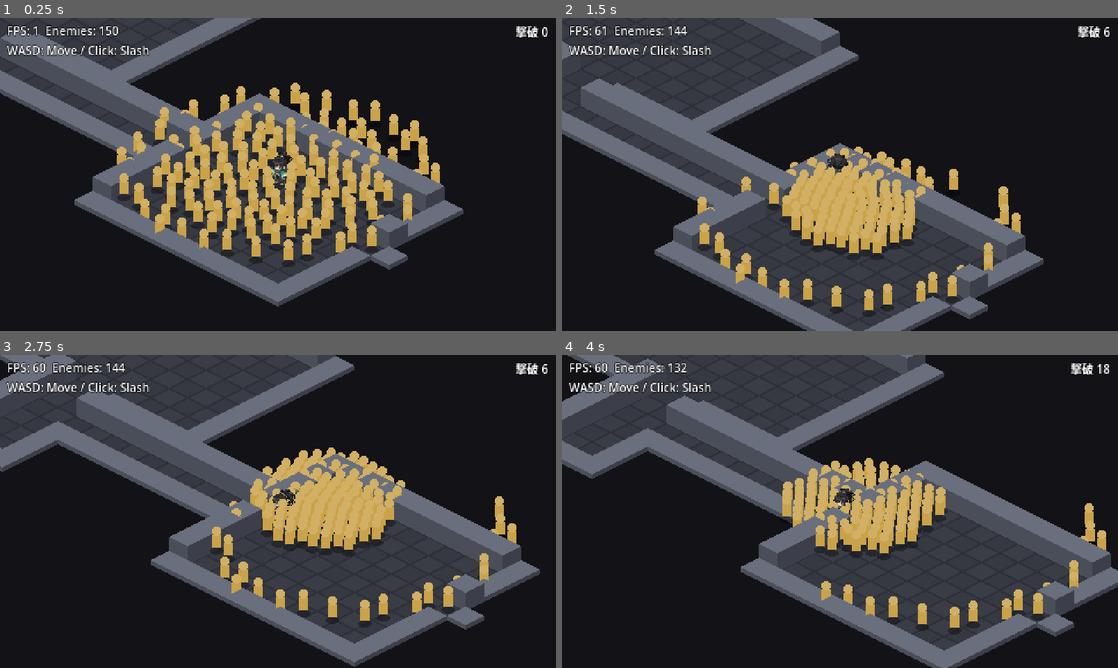
Above: before the commit, frames 1-4 (two rows, left to right).
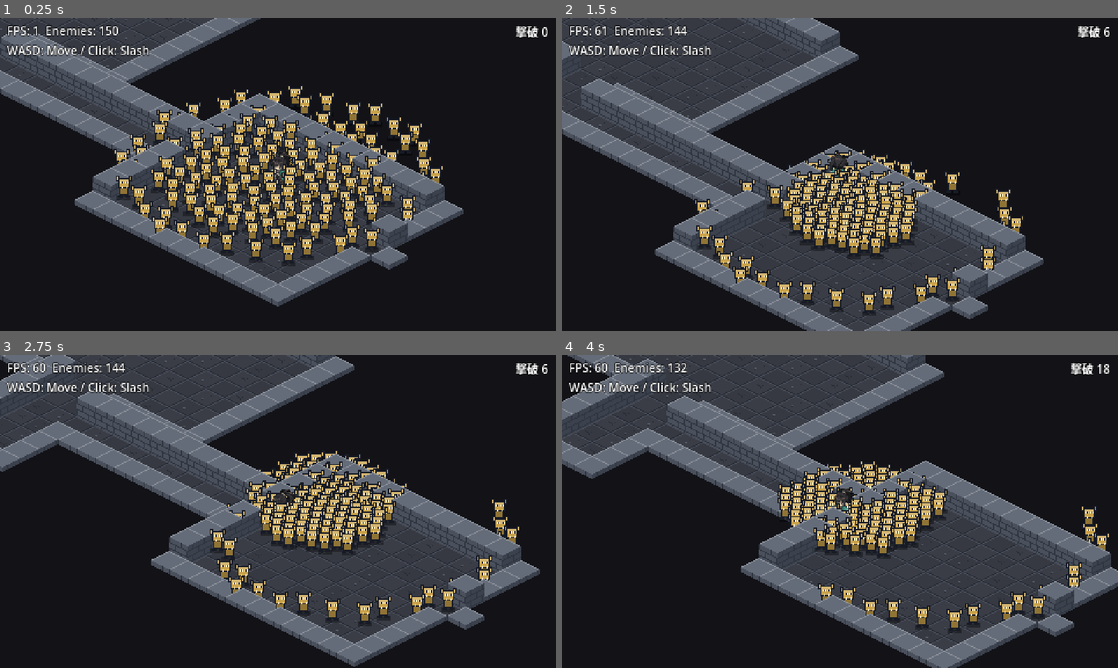
Above: after the commit, the same moments.

Repository: fururun/HackSla
Game: Godot game, scene res://scenes/test/stress.tscn
The game is run twice, just before and just after one commit, with the same random seed, the same clock (stepped at 60 frames per second) and the same inputs. This scene is started directly instead of the project's main scene.
Inputs (mouse positions are in pixels of both pictures, inside the frame that each line leads up to):
- Up to frame 1 (0.25 s): no input
- Up to frame 2 (1.5 s): move the mouse to (812, 237) at 0.52 s; hold I (toggle_equip_screen) 0.53-1.28 s; hold W (move_up) from 0.53 s (still down); click (812, 237) at 0.67 s; move the mouse to (1006, 221) at 1.27 s; tap I (toggle_equip_screen) at 1.35 s
- Up to frame 3 (2.75 s): move the mouse to (111, 464) at 2.02 s; release W (move_up) at 2.03 s; hold A (move_left) from 2.03 s (still down); hold I (toggle_equip_screen) from 2.03 s (still down)
- Up to frame 4 (4 s): move the mouse to (867, 511) at 2.77 s; release I (toggle_equip_screen) at 2.78 s; tap I (toggle_equip_screen) at 2.85 s; click (867, 511) at 2.92 s; move the mouse to (756, 433) at 3.52 s; release A (move_left) at 3.53 s; hold S (move_down) from 3.53 s (still down); hold I (toggle_equip_screen) from 3.53 s (still down)

The runs differ from the first frame. In frame 1, 14% of the frame differs, in the area x 0-84%, y 0-92%; in frame 2, 12%; in frame 3, 11%; in frame 4, 11%.

Commit message:
床・壁・敵・案山子の見た目を整える(T24のうち、プレイヤー以外を取り込む)
石畳のひび、レンガの壁、牙のある群れ小鬼、岩の塊の岩殻、被弾の白い点滅、撃破の破片。
敵の絵は1つのメッシュにまとめて使い回す。draw_mesh の引数を Godot 4.7 に合わせた。
プレイヤーの絵は AI が描いた侍を使うため、T24 の player.gd は取り込まない。

Co-Authored-By: Claude Sonnet 5.5 <noreply@anthropic.com>

Diff:
--- a/scripts/enemies/enemy.gd
+++ b/scripts/enemies/enemy.gd
@@ -1,6 +1,19 @@
 class_name Enemy
 extends Node2D
 ## 個体は状態と描画のみを持つ。移動・寿命の管理は EnemyManager に集約する。
+
+const FLASH_DURATION: float = 0.08
+const OUTLINE := Color("#171b26")
+const SHADOW := Color(0, 0, 0, 0.35)
+const EYE := Color("#fff0bd")
+const PUPIL := Color("#272034")
+const FANG := Color("#eee3c9")
+const LIGHTEN: float = 0.22
+const DARKEN: float = 0.28
+const LEAN_PIXELS: float = 1.0
+const LEAN_TRAVEL: float = 3.0
+
+static var _figures: Dictionary[String, ArrayMesh] = {}
 
 enum State { IDLE, CHASING, ATTACKING, WINDUP }
 
@@ -13,8 +26,17 @@
 var definition: EnemyDef
 var life: float = 0.0
 var hit_radius: float = 6.0
-var active: bool = false
+var active: bool = false:
+	set(value):
+		active = value
+		_flash_remaining = 0.0
+		_lean = 0.0
+		set_process(false)
+		queue_redraw()
 var manager: EnemyManager
+var _flash_remaining: float = 0.0
+var _lean: float = 0.0
+var _last_position: Vector2 = Vector2.ZERO
 
 
 func take_hit(amount: float, _skill: SkillDef) -> void:
@@ -24,16 +46,104 @@
 		return
 	var damage: float = minf(life, amount)
 	life -= damage
+	_flash_remaining = FLASH_DURATION
+	set_process(true)
+	queue_redraw()
 	manager.enemy_hit.emit(self, damage, life <= 0.0)
 	if life <= 0.0:
+		DeathDebris.spawn(manager, global_position)
 		manager.despawn(self)
+
+
+func _ready() -> void:
+	_last_position = position
+	set_notify_local_transform(true)
+	set_process(_flash_remaining > 0.0)
+
+
+## 移動の向きが反転したときだけ絵を更新する。待機個体の毎フレーム処理はない。
+func _notification(what: int) -> void:
+	if what != NOTIFICATION_LOCAL_TRANSFORM_CHANGED:
+		return
+	var movement: Vector2 = position - _last_position
+	if not active or state != State.CHASING:
+		_last_position = position
+		return
+	if absf(movement.x) < LEAN_TRAVEL:
+		return
+	_last_position = position
+	var lean: float = signf(movement.x) * LEAN_PIXELS
+	if lean != _lean:
+		_lean = lean
+		queue_redraw()
+
+
+func is_flashing() -> bool:
+	return _flash_remaining > 0.0
+
+
+func tick_flash(delta: float) -> void:
+	if not is_flashing():
+		return
+	_flash_remaining = maxf(0.0, _flash_remaining - delta)
+	if not is_flashing():
+		set_process(false)
+		queue_redraw()
+
+
+func _process(delta: float) -> void:
+	tick_flash(delta)
 
 
 func _draw() -> void:
 	if definition == null:
 		return
-	draw_set_transform(Vector2.ZERO, 0.0, Vector2(1.0, 0.5))
-	draw_circle(Vector2.ZERO, hit_radius, Color(0, 0, 0, 0.35))
+	draw_rect(Rect2(-hit_radius, -2, hit_radius * 2, 4), SHADOW)
+	var key: String = definition.behavior + definition.color.to_html() + str(is_flashing())
+	if not _figures.has(key):
+		_figures[key] = _make_figure(is_flashing())
+	draw_set_transform(Vector2(_lean, 0))
+	draw_mesh(_figures[key], null)
 	draw_set_transform(Vector2.ZERO)
-	draw_rect(Rect2(-4, -14, 8, 11), definition.color)
-	draw_circle(Vector2(0, -17), 4.0, definition.color.lightened(0.15))
+
+
+func _make_figure(flash: bool) -> ArrayMesh:
+	var figure := PixelFigure.new()
+	var base: Color = Color.WHITE if flash else definition.color
+	var dark: Color = Color.WHITE if flash else base.darkened(DARKEN)
+	var light: Color = Color.WHITE if flash else base.lightened(LIGHTEN)
+	var edge: Color = Color.WHITE if flash else OUTLINE
+	if definition.behavior == "tank":
+		# 重い岩殻。横幅と肩の段差で群れ小鬼と区別する。
+		figure.add_rect(Rect2(-8, -20, 16, 17), edge)
+		figure.add_rect(Rect2(-11, -17, 22, 10), edge)
+		figure.add_rect(Rect2(-7, -19, 14, 7), light)
+		figure.add_rect(Rect2(-10, -16, 5, 8), dark)
+		figure.add_rect(Rect2(5, -16, 5, 8), base)
+		figure.add_rect(Rect2(-6, -11, 12, 7), base)
+		figure.add_rect(Rect2(1, -10, 5, 6), dark)
+		figure.add_rect(Rect2(-5, -3, 4, 3), edge)
+		figure.add_rect(Rect2(2, -3, 4, 3), edge)
+		figure.add_rect(Rect2(-4, -15, 8, 3), edge)
+		figure.add_rect(Rect2(-3, -14, 2, 1), Color.WHITE if flash else EYE)
+		figure.add_rect(Rect2(2, -14, 2, 1), Color.WHITE if flash else EYE)
+	else:
+		# 段を付けた耳・大きな目・二本の牙。すべて整数の矩形。
+		figure.add_rect(Rect2(-7, -19, 3, 5), edge)
+		figure.add_rect(Rect2(4, -19, 3, 5), edge)
+		figure.add_rect(Rect2(-6, -18, 1, 3), light)
+		figure.add_rect(Rect2(5, -18, 1, 3), light)
+		figure.add_rect(Rect2(-5, -17, 10, 9), edge)
+		figure.add_rect(Rect2(-4, -16, 8, 7), base)
+		figure.add_rect(Rect2(-4, -16, 8, 2), light)
+		figure.add_rect(Rect2(-4, -8, 8, 6), edge)
+		figure.add_rect(Rect2(-3, -8, 6, 5), dark)
+		figure.add_rect(Rect2(-5, -2, 4, 2), edge)
+		figure.add_rect(Rect2(1, -2, 4, 2), edge)
+		figure.add_rect(Rect2(-3, -14, 3, 2), Color.WHITE if flash else EYE)
+		figure.add_rect(Rect2(1, -14, 3, 2), Color.WHITE if flash else EYE)
+		figure.add_rect(Rect2(-2, -14, 1, 2), Color.WHITE if flash else PUPIL)
+		figure.add_rect(Rect2(2, -14, 1, 2), Color.WHITE if flash else PUPIL)
+		figure.add_rect(Rect2(-2, -10, 1, 2), Color.WHITE if flash else FANG)
+		figure.add_rect(Rect2(2, -10, 1, 2), Color.WHITE if flash else FANG)
+	return figure.make_mesh()
--- a/scripts/enemies/training_dummy.gd
+++ b/scripts/enemies/training_dummy.gd
@@ -4,6 +4,13 @@
 ## スキル・補助ジェム・チェインを試す場所として、拠点にも置く予定。
 
 const DPS_WINDOW: float = 5.0
+const FLASH_DURATION: float = 0.08
+const OUTLINE := Color("#302a29")
+const WOOD := Color("#94704b")
+const STRAW := Color("#c5ac71")
+const STRAW_SHADE := Color("#8e744e")
+const STRAW_LIGHT := Color("#e2cb8e")
+const SHADOW := Color(0, 0, 0, 0.35)
 
 var hit_radius: float = 6.0
 var _hits: Array = []  ## [時刻, ダメージ]
@@ -27,7 +34,8 @@
 func take_hit(amount: float, _skill: SkillDef) -> void:
 	var now := Time.get_ticks_msec() / 1000.0
 	_hits.append([now, amount])
-	_flash = 0.08
+	_flash = FLASH_DURATION
+	queue_redraw()
 	DamageNumber.spawn(get_parent(), global_position + Vector2(0, -26), amount)
 
 
@@ -42,18 +50,31 @@
 
 func _process(delta: float) -> void:
 	if _flash > 0.0:
-		_flash -= delta
+		_flash = maxf(0.0, _flash - delta)
+		if _flash <= 0.0:
+			queue_redraw()
 	var dps := current_dps()
 	_label.text = "DPS %d" % roundi(dps) if dps > 0.0 else ""
-	queue_redraw()
 
 
 func _draw() -> void:
-	draw_set_transform(Vector2.ZERO, 0.0, Vector2(1, 0.5))
-	draw_circle(Vector2.ZERO, 7.0, Color(0, 0, 0, 0.35))
-	draw_set_transform(Vector2.ZERO)
-	var wood := Color("#a0784f") if _flash <= 0.0 else Color.WHITE
-	draw_rect(Rect2(-1, -22, 2, 22), wood.darkened(0.2))   # 支柱
-	draw_rect(Rect2(-8, -18, 16, 3), wood)                 # 腕
-	draw_rect(Rect2(-4, -17, 8, 10), Color("#c9b27a") if _flash <= 0.0 else Color.WHITE)  # わら
-	draw_circle(Vector2(0, -24), 4.0, Color("#d8c08a") if _flash <= 0.0 else Color.WHITE)  # 頭
+	draw_rect(Rect2(-7, -2, 14, 4), SHADOW)
+	var flash: bool = _flash > 0.0
+	var edge: Color = Color.WHITE if flash else OUTLINE
+	var wood: Color = Color.WHITE if flash else WOOD
+	var straw: Color = Color.WHITE if flash else STRAW
+	draw_rect(Rect2(-2, -24, 4, 25), edge)
+	draw_rect(Rect2(-1, -23, 2, 23), wood)
+	draw_rect(Rect2(-10, -19, 20, 5), edge)
+	draw_rect(Rect2(-9, -18, 18, 3), wood)
+	draw_rect(Rect2(-5, -19, 10, 13), edge)
+	draw_rect(Rect2(-4, -18, 8, 11), straw)
+	for x: int in range(-3, 4, 2):
+		draw_rect(Rect2(x, -17, 1, 11), Color.WHITE if flash else STRAW_SHADE)
+	draw_circle(Vector2(0, -25), 5, edge, true, -1.0, false)
+	draw_circle(Vector2(0, -25), 4, Color.WHITE if flash else STRAW_LIGHT, true, -1.0, false)
+	draw_rect(Rect2(-2, -28, 1, 5), straw)
+	draw_rect(Rect2(1, -28, 1, 5), straw)
+	draw_rect(Rect2(-2, -26, 1, 1), edge)
+	draw_rect(Rect2(2, -26, 1, 1), edge)
+	draw_rect(Rect2(-4, -11, 8, 2), wood)
--- /dev/null
+++ b/scripts/fx/death_debris.gd
@@ -0,0 +1,79 @@
+class_name DeathDebris
+extends Node2D
+## 一つの描画ノードで固定長のスロットを再利用する。満杯なら古い演出を置換。
+
+const CAPACITY: int = 32
+const DURATION: float = 0.3
+const SPREAD: float = 13.0
+const RISE: float = 7.0
+const INK := Color("#dce0e6")
+const DIRECTIONS: Array[Vector2] = [Vector2(-1, -0.3), Vector2(-0.5, -0.8), Vector2(0.3, -1), Vector2(1, -0.2), Vector2(0.6, 0.6), Vector2(-0.4, 0.5)]
+const POOL_NAME := "_death_debris"
+
+var _remaining := PackedFloat32Array()
+var _origins := PackedVector2Array()
+var _cursor: int = 0
+
+
+func _init() -> void:
+	_remaining.resize(CAPACITY)
+	_remaining.fill(0.0)
+	_origins.resize(CAPACITY)
+	set_process(false)
+	z_index = 1
+	top_level = true
+
+
+static func spawn(parent: Node, origin: Vector2) -> void:
+	var pool := parent.get_node_or_null(NodePath(POOL_NAME)) as DeathDebris
+	if pool == null:
+		pool = DeathDebris.new()
+		pool.name = POOL_NAME
+		parent.add_child(pool, false, Node.INTERNAL_MODE_BACK)
+	pool.emit_at(origin)
+
+
+func emit_at(origin: Vector2) -> int:
+	var slot: int = _cursor
+	for offset: int in CAPACITY:
+		var candidate: int = (_cursor + offset) % CAPACITY
+		if _remaining[candidate] <= 0.0:
+			slot = candidate
+			break
+	_origins[slot] = origin.round()
+	_remaining[slot] = DURATION
+	_cursor = (slot + 1) % CAPACITY
+	set_process(true)
+	queue_redraw()
+	return slot
+
+
+func active_count() -> int:
+	var count: int = 0
+	for remaining: float in _remaining:
+		if remaining > 0.0:
+			count += 1
+	return count
+
+
+func tick(delta: float) -> void:
+	for i: int in CAPACITY:
+		_remaining[i] = maxf(0.0, _remaining[i] - delta)
+	set_process(active_count() > 0)
+	queue_redraw()
+
+
+func _process(delta: float) -> void:
+	tick(delta)
+
+
+func _draw() -> void:
+	for i: int in CAPACITY:
+		if _remaining[i] <= 0.0:
+			continue
+		var progress: float = 1.0 - _remaining[i] / DURATION
+		var ink: Color = INK
+		ink.a = 1.0 - progress
+		for direction: Vector2 in DIRECTIONS:
+			var point: Vector2 = _origins[i] + direction * SPREAD * progress + Vector2(0, -RISE * progress)
+			draw_rect(Rect2(point.round(), Vector2(2, 2)), ink)
--- /dev/null
+++ b/scripts/fx/pixel_figure.gd
@@ -0,0 +1,27 @@
+class_name PixelFigure
+extends RefCounted
+## 整数矩形の絵を一つのメッシュにまとめる。画像ファイルは作らない。
+
+var _vertices := PackedVector3Array()
+var _colors := PackedColorArray()
+var _indices := PackedInt32Array()
+
+
+func add_rect(rect: Rect2, ink: Color) -> void:
+	var start: int = _vertices.size()
+	for point: Vector2 in [rect.position, rect.position + Vector2(rect.size.x, 0), rect.end, rect.position + Vector2(0, rect.size.y)]:
+		_vertices.append(Vector3(point.x, point.y, 0))
+		_colors.append(ink)
+	for index: int in [0, 1, 2, 0, 2, 3]:
+		_indices.append(start + index)
+
+
+func make_mesh() -> ArrayMesh:
+	var arrays: Array = []
+	arrays.resize(Mesh.ARRAY_MAX)
+	arrays[Mesh.ARRAY_VERTEX] = _vertices
+	arrays[Mesh.ARRAY_COLOR] = _colors
+	arrays[Mesh.ARRAY_INDEX] = _indices
+	var mesh := ArrayMesh.new()
+	mesh.add_surface_from_arrays(Mesh.PRIMITIVE_TRIANGLES, arrays)
+	return mesh
--- a/scripts/world/iso_map.gd
+++ b/scripts/world/iso_map.gd
@@ -11,6 +11,20 @@
 const FLOOR_B := Vector2i(1, 0)
 const WALL := Vector2i(2, 0)      ## 奥の壁（高い）
 const LOW_WALL := Vector2i(3, 0)  ## 手前の壁（低い縁。キャラを隠さないため）
+
+const FLOOR_VARIANTS: int = 8
+const FLOOR_COLORS: Array[Color] = [Color("#3a3d46"), Color("#363941")]
+const FLOOR_EDGE := Color("#282c35")
+const FLOOR_LIGHT := Color("#474c57")
+const FLOOR_CRACK := Color("#292d36")
+const STONE_LIGHT := Color("#555b66")
+const WALL_TOP := Color("#656c79")
+const WALL_LIGHT := Color("#89909a")
+const WALL_LEFT := Color("#4a505c")
+const WALL_RIGHT := Color("#3b414d")
+const WALL_MORTAR := Color("#303640")
+const HIGH_WALL_HEIGHT: float = 16.0
+const LOW_WALL_HEIGHT: float = 4.0
 
 var floor_layer: TileMapLayer
 var wall_layer: TileMapLayer
@@ -43,7 +57,7 @@
 				if kind != Vector2i(-1, -1):
 					wall_layer.set_cell(cell, 0, kind)
 				continue
-			floor_layer.set_cell(cell, 0, FLOOR_A if (x + y) % 2 == 0 else FLOOR_B)
+			floor_layer.set_cell(cell, 0, floor_tile(cell))
 			if c != ".":
 				if not markers.has(c):
 					markers[c] = []
@@ -103,17 +117,22 @@
 	ts.add_physics_layer()
 	ts.set_physics_layer_collision_layer(0, 1)
 
-	var img := Image.create(Iso.TILE_W * 4, Iso.TILE_W, false, Image.FORMAT_RGBA8)
-	_paint_floor(img, 0, Color("#3a3d46"), Color("#30333b"))
-	_paint_floor(img, Iso.TILE_W, Color("#363941"), Color("#2c2f37"))
-	_paint_wall(img, Iso.TILE_W * 2, 16.0)
-	_paint_wall(img, Iso.TILE_W * 3, 4.0)
+	var img := Image.create(Iso.TILE_W * 4, Iso.TILE_W * FLOOR_VARIANTS, false, Image.FORMAT_RGBA8)
+	for variant: int in FLOOR_VARIANTS:
+		for shade: int in 2:
+			_paint_floor(img, shade * Iso.TILE_W, variant * Iso.TILE_W, FLOOR_COLORS[shade], variant)
+	_paint_wall(img, Iso.TILE_W * 2, HIGH_WALL_HEIGHT)
+	_paint_wall(img, Iso.TILE_W * 3, LOW_WALL_HEIGHT)
 
 	var src := TileSetAtlasSource.new()
 	src.texture = ImageTexture.create_from_image(img)
 	src.texture_region_size = Vector2i(Iso.TILE_W, Iso.TILE_W)
 	ts.add_source(src, 0)
-	for coord: Vector2i in [FLOOR_A, FLOOR_B, WALL, LOW_WALL]:
+	var coords: Array[Vector2i] = [WALL, LOW_WALL]
+	for variant: int in FLOOR_VARIANTS:
+		coords.append(Vector2i(0, variant))
+		coords.append(Vector2i(1, variant))
+	for coord: Vector2i in coords:
 		src.create_tile(coord)
 		var data := src.get_tile_data(coord, 0)
 		data.texture_origin = Vector2i(0, Iso.TILE_H / 2)
@@ -125,29 +144,49 @@
 	return ts
 
 
-## 32x32 の枠の下半分に、ひし形の床を描く
-static func _paint_floor(img: Image, ox: int, fill: Color, edge: Color) -> void:
-	for y in range(16, 32):
-		for x in 32:
-			var t := absf(x + 0.5 - 16.0) / 16.0 + absf(y + 0.5 - 24.0) / 8.0
-			if t <= 1.0:
-				img.set_pixel(ox + x, y, edge if t > 0.86 else fill)
+## 座標だけから固定の模様を選ぶ。乱数状態・生成順には依存しない。
+static func floor_tile(cell: Vector2i) -> Vector2i:
+	var seed_value: int = (cell.x * 73856093) ^ (cell.y * 19349663)
+	return Vector2i(posmod(cell.x + cell.y, 2), posmod(seed_value ^ (seed_value >> 7), FLOOR_VARIANTS))
 
 
-## 32x32 の枠に、高さ height ドットの壁ブロックを描く（上面・左面・右面）
+## 画像の整数ピクセルに焼き付けるので、実行中の描き直しは不要。
+static func _paint_floor(img: Image, ox: int, oy: int, fill: Color, variant: int) -> void:
+	for y: int in range(16, 32):
+		for x: int in 32:
+			var edge_distance: int = absi(x * 2 + 1 - 32) + absi(y * 2 + 1 - 48) * 2
+			if edge_distance <= 32:
+				var ink: Color = fill
+				if edge_distance > 28:
+					ink = FLOOR_LIGHT if y < 24 else FLOOR_EDGE
+				img.set_pixel(ox + x, oy + y, ink)
+	if variant < 4:
+		return
+	var shift: int = (variant - 4) * 2
+	if variant % 2 == 0:
+		for point: Vector2i in [Vector2i(10, 22), Vector2i(11, 23), Vector2i(12, 23), Vector2i(13, 24), Vector2i(13, 25), Vector2i(15, 23)]:
+			img.set_pixel(ox + point.x + shift, oy + point.y, FLOOR_CRACK)
+	else:
+		img.set_pixel(ox + 10 + shift, oy + 24, STONE_LIGHT)
+		img.set_pixel(ox + 11 + shift, oy + 24, STONE_LIGHT)
+		img.set_pixel(ox + 10 + shift, oy + 25, FLOOR_CRACK)
+		img.set_pixel(ox + 20, oy + 22, FLOOR_CRACK)
+
+
+## 高さ・衝突・描画原点は従来通り。目地は側面だけに焼き付ける。
 static func _paint_wall(img: Image, ox: int, height: float) -> void:
-	var top := Color("#6a6f7d")
-	var left := Color("#4a4e59")
-	var right := Color("#3c3f49")
-	var top_c := 24.0 - height  # 上面のひし形の中心
-	for y in 32:
-		for x in 32:
-			var w := 1.0 - absf(x + 0.5 - 16.0) / 16.0  # 中央で1、端で0
-			var top_lo := top_c - 8.0 * w
-			var top_hi := top_c + 8.0 * w
-			var bottom := 24.0 + 8.0 * w
-			var py := y + 0.5
+	var top_c: float = 24.0 - height
+	for y: int in 32:
+		for x: int in 32:
+			var w: float = 1.0 - absf(x + 0.5 - 16.0) / 16.0
+			var top_lo: float = top_c - 8.0 * w
+			var top_hi: float = top_c + 8.0 * w
+			var bottom: float = 24.0 + 8.0 * w
+			var py: float = y + 0.5
 			if py >= top_lo and py <= top_hi:
-				img.set_pixel(ox + x, y, top)
+				img.set_pixel(ox + x, y, WALL_LIGHT if py < top_lo + 1.0 else WALL_TOP)
 			elif py > top_hi and py <= bottom:
-				img.set_pixel(ox + x, y, left if x < 16 else right)
+				var course_y: int = floori(py - top_hi)
+				var course: int = course_y / 5
+				var mortar: bool = course_y % 5 == 4 or posmod(x + course * 5, 10) == 0
+				img.set_pixel(ox + x, y, WALL_MORTAR if mortar else (WALL_LEFT if x < 16 else WALL_RIGHT))
--- /dev/null
+++ b/tests/test_visuals.gd
@@ -0,0 +1,88 @@
+extends RefCounted
+
+var t: Variant
+
+
+func test_floor_pattern_is_coordinate_deterministic() -> void:
+	var first: Dictionary = {}
+	var variants: Dictionary = {}
+	for y: int in range(-12, 13):
+		for x: int in range(-12, 13):
+			var cell := Vector2i(x, y)
+			var tile: Vector2i = IsoMap.floor_tile(cell)
+			first[cell] = tile
+			variants[tile.y] = true
+			t.check(tile.x == posmod(x + y, 2) and tile.y >= 0 and tile.y < IsoMap.FLOOR_VARIANTS, "負座標でも有効な床")
+	for cell: Vector2i in first.keys():
+		t.check_eq(IsoMap.floor_tile(cell), first[cell], "他の座標を処理しても模様は同じ")
+	t.check_eq(variants.size(), IsoMap.FLOOR_VARIANTS, "複数の模様が選ばれる")
+	var a: TileSetAtlasSource = IsoMap.make_tileset().get_source(0)
+	var b: TileSetAtlasSource = IsoMap.make_tileset().get_source(0)
+	t.check_eq(a.texture.get_image().get_data(), b.texture.get_image().get_data(), "床と壁の生成画像が毎回一致")
+
+
+func test_tileset_has_all_floor_variants_and_both_walls() -> void:
+	var tiles: TileSet = IsoMap.make_tileset()
+	var source: TileSetAtlasSource = tiles.get_source(0)
+	for variant: int in IsoMap.FLOOR_VARIANTS:
+		for shade: int in 2:
+			t.check(source.has_tile(Vector2i(shade, variant)), "床の全模様が存在")
+	for coord: Vector2i in [IsoMap.WALL, IsoMap.LOW_WALL]:
+		t.check(source.has_tile(coord), "高い壁と低い縁が存在")
+		t.check_eq(source.get_tile_data(coord, 0).get_collision_polygons_count(0), 1, "壁の衝突を維持")
+	t.check_eq(tiles.tile_size, Vector2i(Iso.TILE_W, Iso.TILE_H), "タイル寸法を維持")
+
+
+func test_debris_pool_capacity_expiry_and_reuse() -> void:
+	var pool := DeathDebris.new()
+	var first: int = pool.emit_at(Vector2(10, 20))
+	for i: int in range(1, DeathDebris.CAPACITY):
+		pool.emit_at(Vector2(i, 0))
+	t.check_eq(pool.active_count(), DeathDebris.CAPACITY, "同時数は上限まで")
+	t.check_eq(pool.emit_at(Vector2(50, 0)), first, "満杯なら固定スロットを再利用")
+	t.check_eq(pool.active_count(), DeathDebris.CAPACITY, "上限を超えない")
+	pool.tick(DeathDebris.DURATION * 0.5)
+	t.check_eq(pool.active_count(), DeathDebris.CAPACITY, "途中は演出を維持")
+	pool.tick(DeathDebris.DURATION)
+	t.check_eq(pool.active_count(), 0, "0.3秒経過で消える")
+	t.check(not pool.is_processing(), "空のプールは毎フレーム処理しない")
+	pool.emit_at(Vector2.ZERO)
+	t.check_eq(pool.active_count(), 1, "終了したスロットを再利用")
+	t.check_eq(pool._remaining.size(), DeathDebris.CAPACITY, "ストレージも固定長")
+	pool.free()
+
+
+func test_hit_flash_and_death_entry_recycle() -> void:
+	var tree: SceneTree = t
+	await tree.process_frame
+	var manager := EnemyManager.new()
+	tree.root.add_child(manager)
+	manager.set_physics_process(false)
+	var def: EnemyDef = tree.root.get_node("DataDB").enemy("swarmling")
+	var enemy: Enemy = manager.spawn(def, Vector2(100, 100))
+	t.check(not enemy.is_flashing() and not enemy.is_processing(), "未被弾は点滅処理なし")
+	enemy.take_hit(0.0, null)
+	t.check(not enemy.is_flashing(), "無効な被弾で点滅しない")
+	enemy.take_hit(1.0, null)
+	t.check(enemy.is_flashing() and enemy.is_processing(), "被弾から点滅開始")
+	enemy.tick_flash(Enemy.FLASH_DURATION * 0.5)
+	t.check(enemy.is_flashing(), "0.04秒後も白い")
+	enemy.take_hit(1.0, null)
+	enemy.tick_flash(Enemy.FLASH_DURATION * 0.75)
+	t.check(enemy.is_flashing(), "連続被弾で時間を更新")
+	enemy.tick_flash(Enemy.FLASH_DURATION)
+	t.check(not enemy.is_flashing() and not enemy.is_processing(), "終了後は処理も止まる")
+	enemy.take_hit(def.life, null)
+	var pool := manager.get_node(NodePath(DeathDebris.POOL_NAME)) as DeathDebris
+	t.check_eq(pool.active_count(), 1, "撃破入口で破片を出す")
+	t.check_eq(pool._origins[0], Vector2(100, 100), "撃破位置に出る")
+	enemy.take_hit(def.life, null)
+	t.check_eq(pool.active_count(), 1, "撃破済みの被弾で演出を重複しない")
+	var reused: Enemy = manager.spawn(def, Vector2.ZERO)
+	t.check_eq(reused, enemy, "敵自身も再利用")
+	t.check(not reused.is_flashing() and not reused.is_processing(), "再利用へ点滅を持ち越さない")
+	reused.take_hit(def.life, null)
+	t.check_eq(manager.get_node(NodePath(DeathDebris.POOL_NAME)), pool, "同じプールを再利用")
+	t.check_eq(pool.active_count(), 2, "二度目の撃破も演出")
+	manager.queue_free()
+	await tree.process_frame
Not shown, added: scenes/test/t25_cooldown.png.import
Not shown, added: scenes/test/t25_dead.png.import
Not shown, added: scenes/test/t25_equip.png.import
Not shown, added: scenes/test/t25_hud.png.import
Not shown, added: scenes/test/t25_levelup.png.import
Not shown, added: scenes/test/t25_low.png.import
Not shown, added: scenes/test/t25_skill.png.import
Not shown, added: scripts/fx/death_debris.gd.uid
Not shown, added: scripts/fx/pixel_figure.gd.uid
Binary file added: shots/fx_area_a.png
Not shown, added: tests/test_visuals.gd.uid
